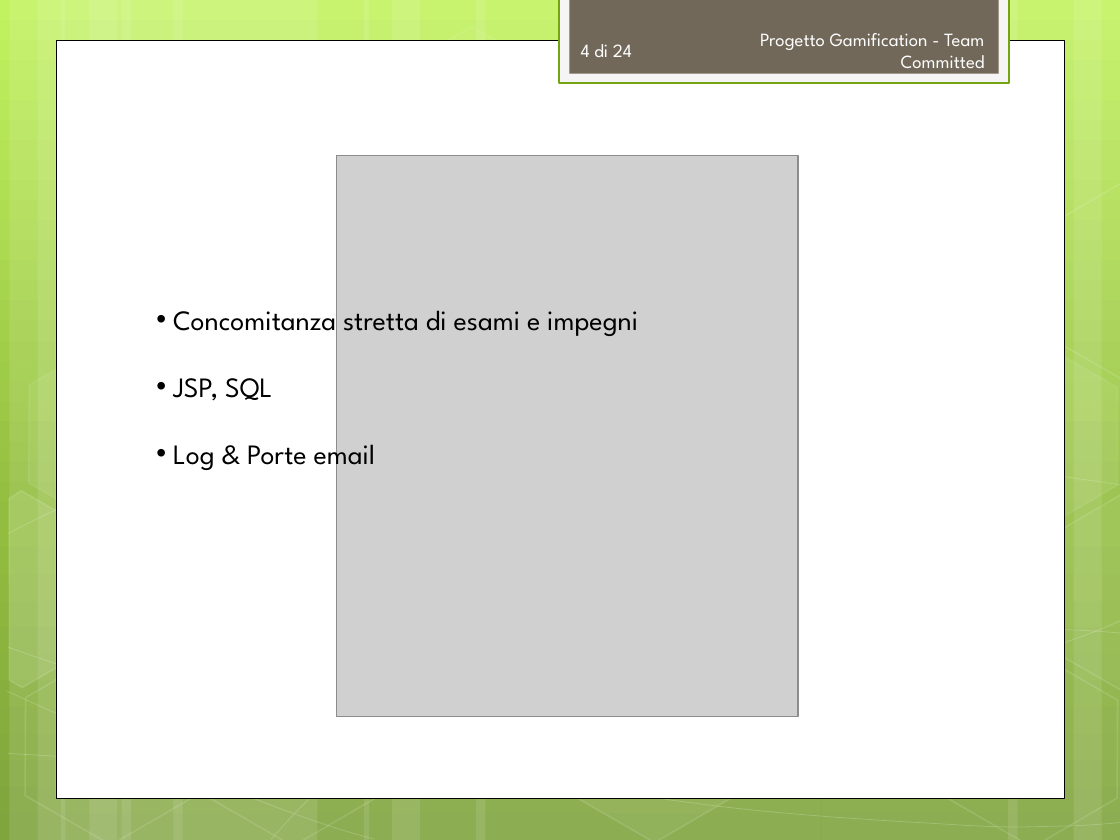
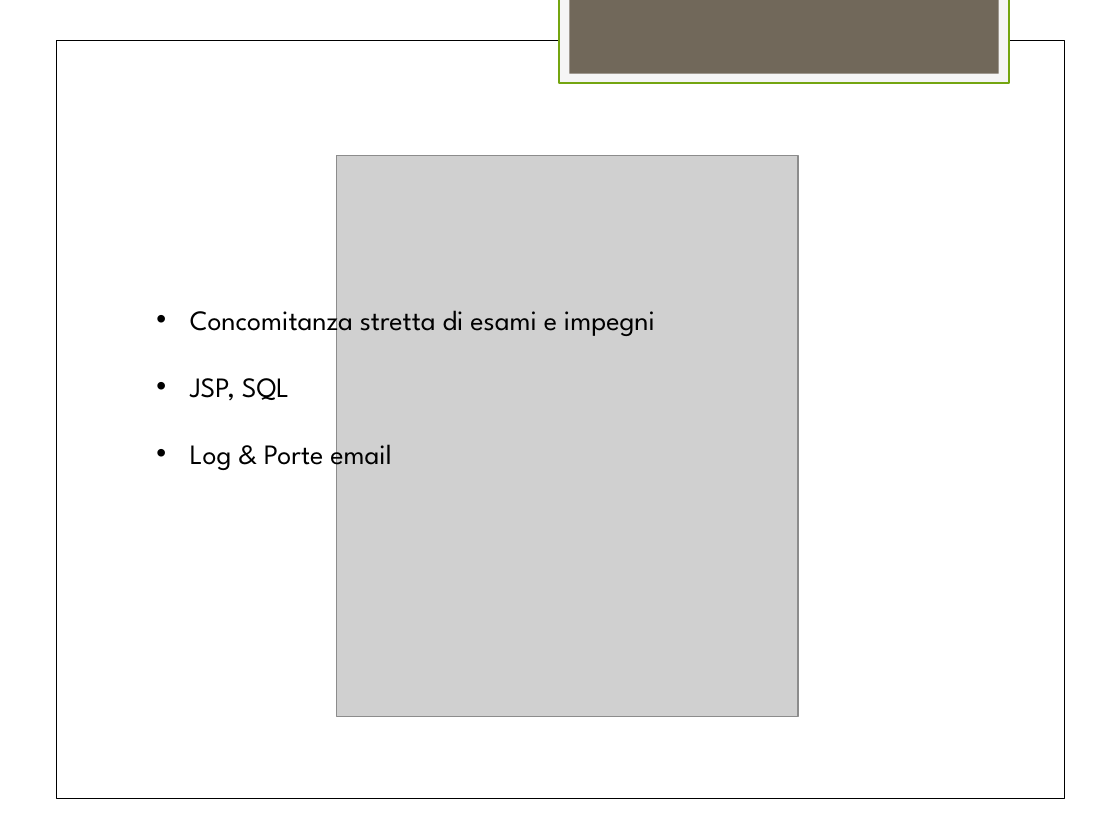
Before and after one commit to TeamCommitted/Team-Committed---Documenti, a slide deck: slide 5 of RQ/Esterni/presentazione/RP-Presentazione.pptx (slide 4 before the commit). Drawn at 1120x840 pixels with LibreOffice and Linux fonts; fonts in the diff are those of the drawing; grey boxes stand for pictures. Boxes give left, top, right and bottom in pixels: in the first picture for what was removed or moved away, otherwise in the second. Text is boxed around its words. In the diff, an @@ line names an element or a change of style, - is before the commit and + after.

```diff
--- a/RQ/Esterni/presentazione/RP-Presentazione.pptx
+++ b/RQ/Esterni/presentazione/RP-Presentazione.pptx
@@ background gradient #C3F35F to #93BF3F to #81A53E to #FFFFFF @@
@@ fill #FFFFFF at 10% opacity to #FFFFFF in 8 elements at box(174, 0, 370, 840), box(62, 0, 118, 840), box(90, 0, 183, 840), box(476, 0, 821, 840), box(364, 0, 420, 840), box(392, 0, 485, 840), box(10, 0, 66, 840), box(38, 0, 131, 840) @@
@@ hexagon at box(430, 2, 626, 172): fill #FFFFFF at 4% opacity to #FFFFFF; outline #FFFFFF 1 pt to #FFFFFF 0.99 pt; proportions changed; rotation 30 to 0 degrees @@
@@ rectangle added at box(822, 0, 878, 840), fill #FFFFFF @@
@@ rectangle at box(850, 0, 943, 840): fill #FFFFFF at 10% opacity to #FFFFFF; rotation 180 to 0 degrees @@
@@ rectangle at box(934, 0, 1120, 840): fill #FFFFFF at 10% opacity to #FFFFFF; rotation 180 to 0 degrees @@
@@ rectangle at box(56, 40, 1064, 797): outline #000000 0.5 pt to #000000 0.51 pt @@
@@ page number removed at box(581, 44, 632, 57) @@
-4 di 24
@@ text removed at box(760, 33, 985, 75) @@
-Progetto Gamification - Team Committed
@@ group removed at box(0, 0, 1120, 840): 8 freeform shapes, 4 hexagons, 2 rectangles @@
@@ rectangle added at box(1080, 159, 1120, 329), fill #FFFFFF, outline #FFFFFF 0.99 pt @@
@@ text "Concomitanza stretta di esami e ..." rewrapped from box(173, 310, 638, 473) to box(190, 302, 655, 473) @@
@@ hexagon at box(990, 314, 1120, 484): fill #FFFFFF at 7% opacity to #FFFFFF; outline #FFFFFF 1 pt to #FFFFFF 0.99 pt; proportions changed; rotation 30 to 0 degrees @@
@@ rectangle added at box(8, 424, 1120, 533), outline #FFFFFF 0.51 pt @@
@@ hexagon at box(899, 470, 1095, 641): fill #FFFFFF at 10% opacity to #FFFFFF; outline #FFFFFF 1 pt to #FFFFFF 0.99 pt; proportions changed; rotation 30 to 0 degrees @@
@@ rectangle added at box(1080, 470, 1120, 641), fill #FFFFFF, outline #FFFFFF 0.99 pt @@
@@ rectangle added at box(16, 487, 170, 657), fill #FFFFFF, outline #FFFFFF 0.99 pt @@
@@ rectangle added at box(8, 617, 1120, 762), outline #FFFFFF 0.51 pt @@
@@ rectangle added at box(271, 628, 1120, 839), outline #FFFFFF 0.51 pt @@
@@ hexagon at box(990, 626, 1120, 796): fill none to #FFFFFF; outline #FFFFFF 1 pt to #FFFFFF 0.99 pt; proportions changed; rotation 30 to 0 degrees @@
@@ rectangle added at box(8, 647, 1120, 829), outline #FFFFFF 0.51 pt @@
@@ rectangle added at box(7, 691, 375, 839), outline #FFFFFF 0.51 pt @@
```
Also in this commit, not shown: 3 other slides changed, 1 slide added, 1 other file.
